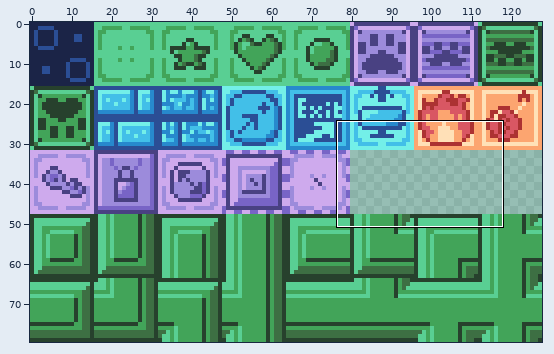
Pixel-art file: data/blocks.aseprite. Above, an overview of the earlier version with the close-up marked.
Close-up. The starting point:
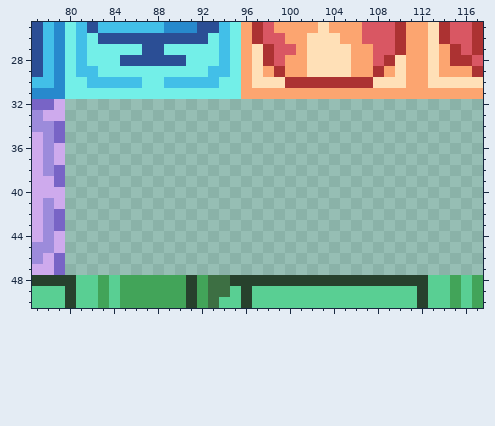
128x80 pixels, 1 frame. Shown: x 77..117, y 25..50.
Once edited:
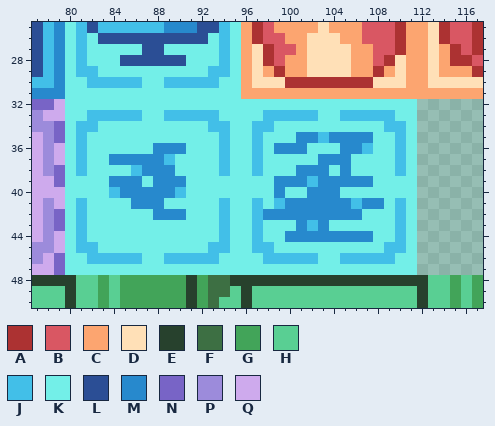
Palette (. is transparent): A #ac3232  B #d95763  C #fca570  D #ffe0b7  E #27412d  F #3d6f43  G #42a459  H #59cf93  J #42bfe8  K #73efe8  L #2b4e95  M #2789cd  N #7864c6  P #9c8bdb  Q #ceaaed
What changed:
Colour J is added in row 33 at x 82 to 86, 89 to 93, 98 to 102 and 105 to 109; in row 34 at x 81 to 82, 93 to 94, 97 to 98 and 109 to 110; in row 35 at x 81, 94, 97, 103 and 110; in row 36 at x 81, 94, 97, 107 and 110; in row 37 at x 81, 89, 94, 97 and 110; in row 38 at x 81, 86, 94, 97 and 110.
Colour J is added in row 39 at x 102; in row 40 at x 84 and 90; in row 41 at x 81, 94, 97, 99, 106 and 110; in row 42 at x 81, 94, 97 and 110; in row 43 at x 81, 94, 97, 102 and 110; in row 44 at x 81, 94, 97 and 110.
Colour J is added in row 45 at x 81 to 82, 93 to 94, 97 to 98 and 109 to 110; in row 46 at x 82 to 86, 89 to 93, 98 to 102 and 105 to 109.
Colour K is added in row 32 at x 80 to 111; in row 33 at x 80 to 81, 87 to 88, 94 to 97, 103 to 104 and 110 to 111; in row 34 at x 80, 83 to 92, 95 to 96, 99 to 108 and 111; in row 35 at x 80, 82 to 93, 95 to 96, 98 to 100, 108 to 109 and 111; in row 36 at x 80, 82 to 87, 91 to 93, 95 to 96, 98, 102 to 104, 108 to 109 and 111; in row 37 at x 80, 82 to 83, 90 to 93, 95 to 96, 98 to 102, 106 to 109 and 111.
Colour K is added in row 38 at x 80, 82 to 85, 90 to 93, 95 to 96, 98 to 100, 104, 106 to 109 and 111; in row 39 at x 80 to 83, 87, 91 to 98 and 108 to 111; in row 40 at x 80 to 83, 91 to 98, 100 to 101 and 105 to 111; in row 41 at x 80, 82 to 85, 89 to 93, 95 to 96, 98, 109 and 111; in row 42 at x 80, 82 to 87, 91 to 93, 95 to 96, 107 to 109 and 111; in row 43 at x 80, 82 to 93, 95 to 96, 98 to 100, 104 to 109 and 111.
Colour K is added in row 44 at x 80, 82 to 93, 95 to 96, 98 to 99, 108 to 109 and 111; in row 45 at x 80, 83 to 92, 95 to 96, 99 to 108 and 111; in row 46 at x 80 to 81, 87 to 88, 94 to 97, 103 to 104 and 110 to 111; in row 47 at x 80 to 111.
Colour M is added in row 35 at x 101 to 102 and 104 to 107; in row 36 at x 88 to 90, 99 to 101 and 105 to 106; in row 37 at x 84 to 88 and 103 to 105; in row 38 at x 87 to 89, 101 to 103 and 105; in row 39 at x 84 to 86, 88 to 90, 99 to 101 and 103 to 107; in row 40 at x 85 to 89, 99 and 102 to 104.
Colour M is added in row 41 at x 86 to 88, 100 to 105 and 107 to 108; in row 42 at x 88 to 90 and 98 to 106; in row 43 at x 101 and 103; in row 44 at x 100 to 107.
